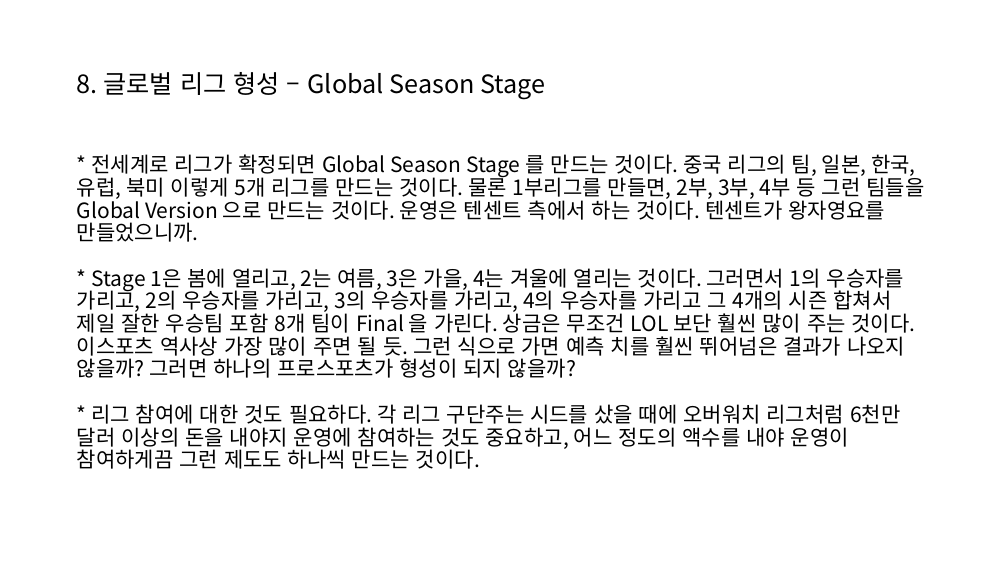
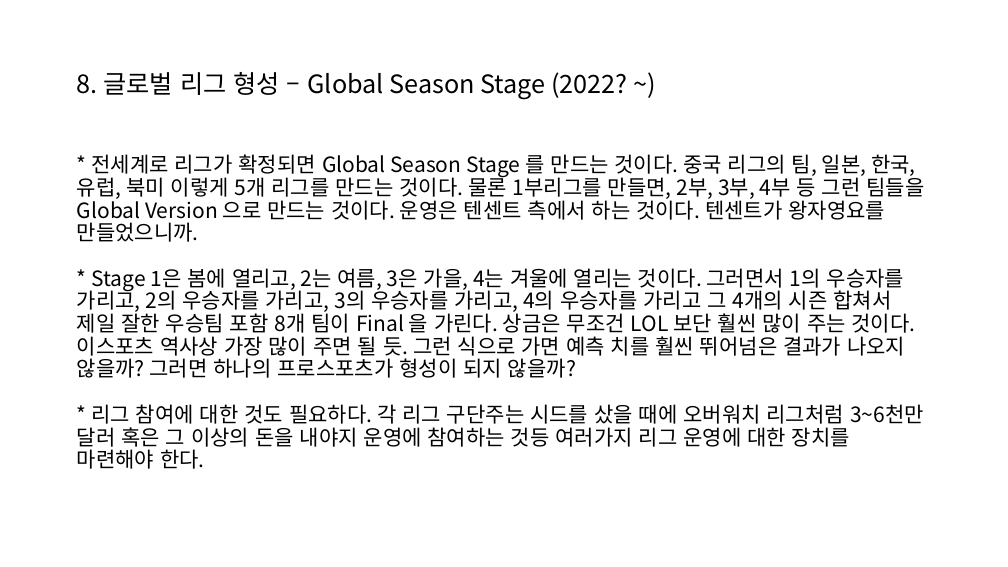
Before and after one commit to moaol85/Tech_Lv_absolute_infinite, a slide deck: slide 12 of 왕자영요.pptx. Drawn at 1008x567 pixels with LibreOffice and Linux fonts; fonts in the diff are those of the drawing. Boxes give left, top, right and bottom in pixels: in the first picture for what was removed or moved away, otherwise in the second. Text is boxed around its words. In the diff, an @@ line names an element or a change of style, - is before the commit and + after.

```diff
--- a/왕자영요.pptx
+++ b/왕자영요.pptx
@@ title at [77,72,627,100]: text changed @@
-8. 글로벌 리그 형성 – Global Season Stage
+8. 글로벌 리그 형성 – Global Season Stage (2022? ~)
@@ text at [77,154,924,469]: text changed @@
-* 전세계로 리그가 확정되면 Global Season Stage 를 만드는 것이다. 중국 리그의 팀, 일본, 한국, 유럽, 북미 이렇게 5개 리그를 만드는 것이다. 물론 1부리그를 만들면, 2부, 3부, 4부 등 그런 팀들을 Global Version 으로 만드는 것이다. 운영은 텐센트 측에서 하는 것이다. 텐센트가 왕자영요를 만들었으니까.
-* Stage 1은 봄에 열리고, 2는 여름, 3은 가을, 4는 겨울에 열리는 것이다. 그러면서 1의 우승자를 가리고, 2의 우승자를 가리고, 3의 우승자를 가리고, 4의 우승자를 가리고 그 4개의 시즌 합쳐서 제일 잘한 우승팀 포함 8개 팀이 Final 을 가린다. 상금은 무조건 LOL 보단 훨씬 많이 주는 것이다. 이스포츠 역사상 가장 많이 주면 될 듯. 그런 식으로 가면 예측 치를 훨씬 뛰어넘은 결과가 나오지 않을까? 그러면 하나의 프로스포츠가 형성이 되지 않을까?
-* 리그 참여에 대한 것도 필요하다. 각 리그 구단주는 시드를 샀을 때에 오버워치 리그처럼 6천만 달러 이상의 돈을 내야지 운영에 참여하는 것도 중요하고, 어느 정도의 액수를 내야 운영이 참여하게끔 그런 제도도 하나씩 만드는 것이다.
+* 전세계로 리그가 확정되면 Global Season Stage 를 만드는 것이다. 중국 리그의 팀, 일본, 한국, 유럽, 북미 이렇게 5개 리그를 만드는 것이다. 물론 1부리그를 만들면, 2부, 3부, 4부 등 그런 팀들을 Global Version 으로 만드는 것이다. 운영은 텐센트 측에서 하는 것이다. 텐센트가 왕자영요를 만들었으니까.
+* Stage 1은 봄에 열리고, 2는 여름, 3은 가을, 4는 겨울에 열리는 것이다. 그러면서 1의 우승자를 가리고, 2의 우승자를 가리고, 3의 우승자를 가리고, 4의 우승자를 가리고 그 4개의 시즌 합쳐서 제일 잘한 우승팀 포함 8개 팀이 Final 을 가린다. 상금은 무조건 LOL 보단 훨씬 많이 주는 것이다. 이스포츠 역사상 가장 많이 주면 될 듯. 그런 식으로 가면 예측 치를 훨씬 뛰어넘은 결과가 나오지 않을까? 그러면 하나의 프로스포츠가 형성이 되지 않을까?
+* 리그 참여에 대한 것도 필요하다. 각 리그 구단주는 시드를 샀을 때에 오버워치 리그처럼 3~6천만 달러 혹은 그 이상의 돈을 내야지 운영에 참여하는 것등 여러가지 리그 운영에 대한 장치를 마련해야 한다.
```
Also in this commit, not shown: 1 other file.
